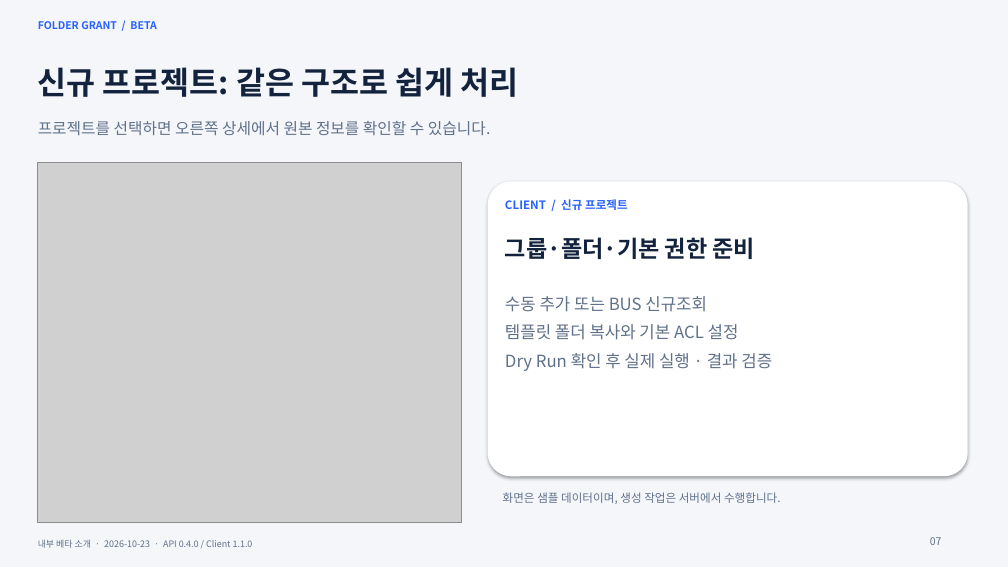
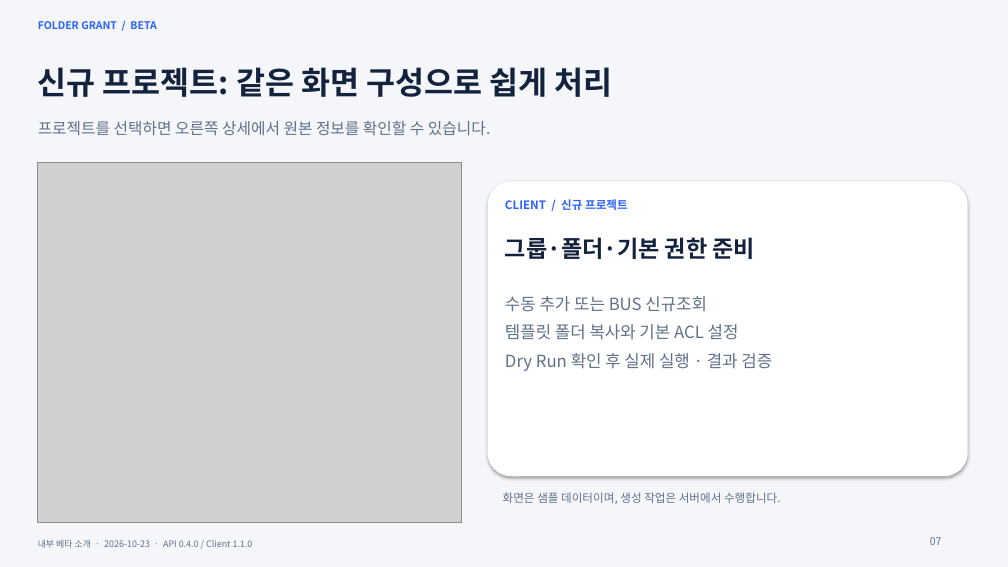
Before and after one commit to Corggi-Kim/Folder-Grant-Tool, a slide deck: slide 7 of docs/Folder_Grant_프로그램_소개서_Beta.pptx. Drawn at 1008x567 pixels with LibreOffice and Linux fonts; fonts in the diff are those of the drawing; grey boxes stand for pictures. Boxes give left, top, right and bottom in pixels: in the first picture for what was removed or moved away, otherwise in the second. Text is boxed around its words. In the diff, an @@ line names an element or a change of style, - is before the commit and + after.

```diff
--- a/docs/Folder_Grant_프로그램_소개서_Beta.pptx
+++ b/docs/Folder_Grant_프로그램_소개서_Beta.pptx
@@ text at box(38, 67, 612, 97): text changed @@
-신규 프로젝트: 같은 구조로 쉽게 처리
+신규 프로젝트: 같은 화면 구성으로 쉽게 처리
```
Also in this commit, not shown: 13 other slides changed, 2 other files.
